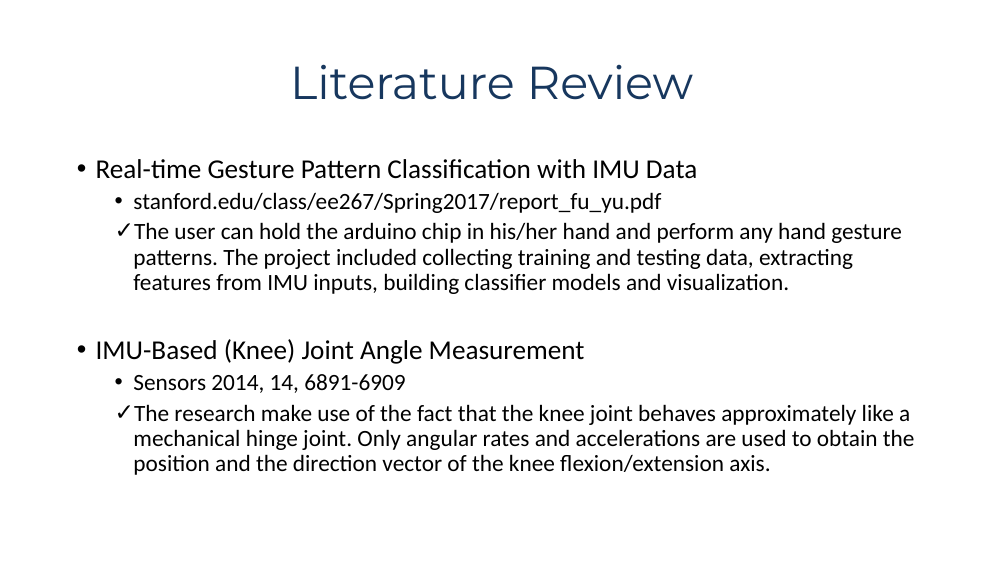
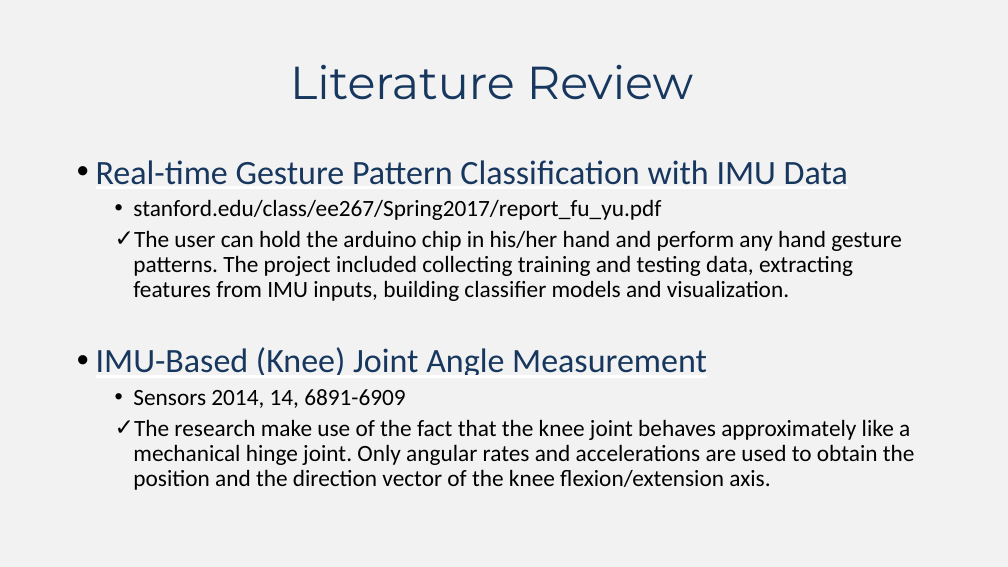
Before and after one commit to kennethrithvik/smart_knee_brace, a slide deck: slide 4 of docs/Smart Knee.pptx. Drawn at 1008x567 pixels with LibreOffice and Linux fonts; fonts in the diff are those of the drawing; background and template pictures are left out. Boxes give left, top, right and bottom in pixels: in the first picture for what was removed or moved away, otherwise in the second. Text is boxed around its words. In the diff, an @@ line names an element or a change of style, - is before the commit and + after.

```diff
--- a/docs/Smart Knee.pptx
+++ b/docs/Smart Knee.pptx
@@ background picture (left out) to #F2F2F2 @@
@@ text at <box>96,160,848,375</box>: size 25.9 to 32.4 pt, text colour #000000 to #17375E, underline on in "Real-time Gesture Pattern Classification with IMU Data", "IMU-Based (Knee) Joint Angle Measurement" @@
```
Also in this commit, not shown: 7 other slides changed, 3 slides added, 3 slides removed, 13 other files.
